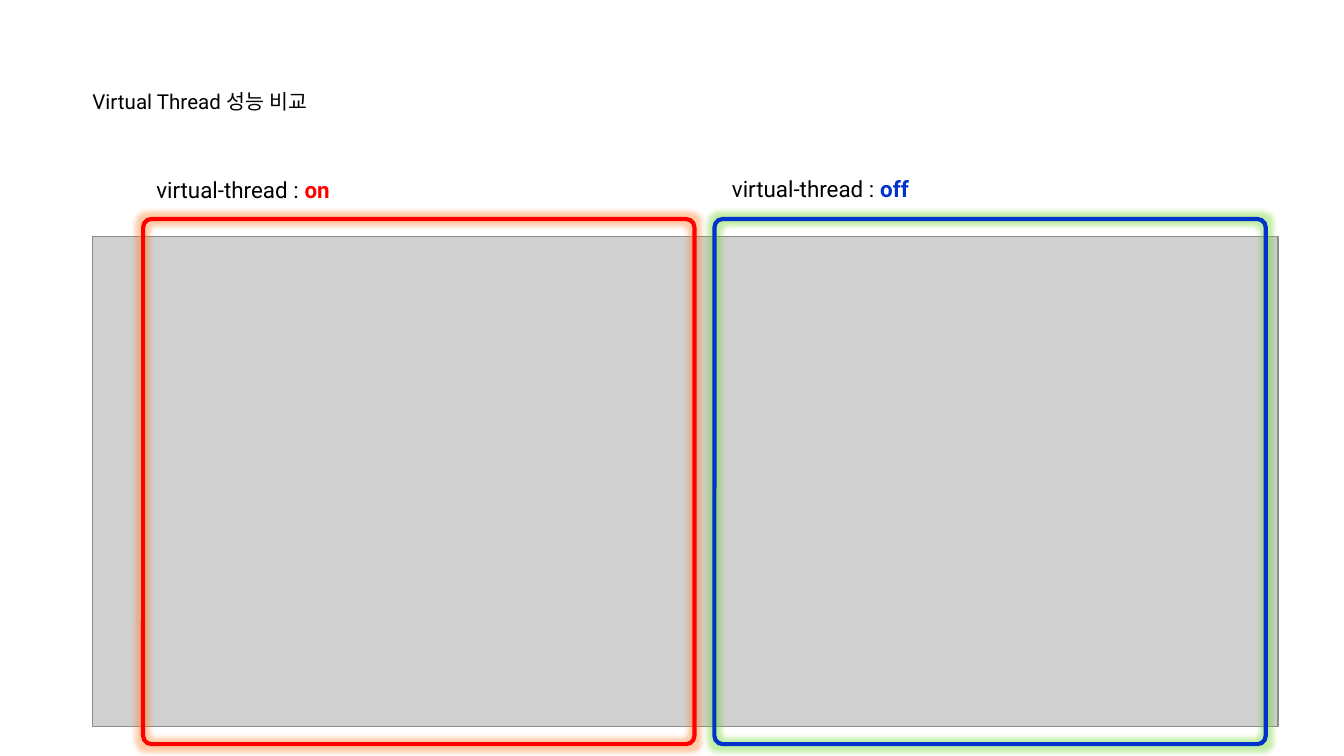
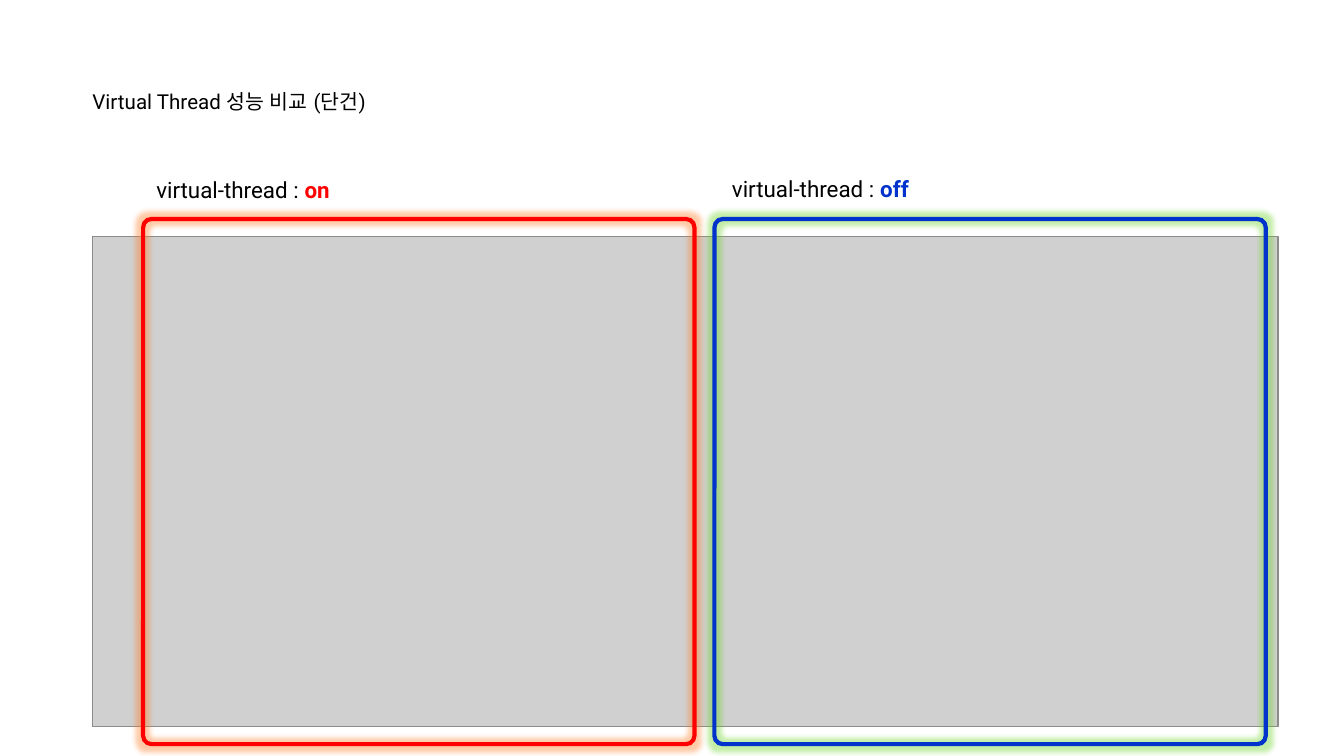
Before and after one commit to nayasis/fastcampus-hyper-webflux, a slide deck: slide 4 of 99.ppt/[Ch4-9. 과정 마무리.pptx. Drawn at 1344x756 pixels with LibreOffice and Linux fonts; fonts in the diff are those of the drawing; grey boxes stand for pictures; background and template pictures are left out. Boxes give left, top, right and bottom in pixels: in the first picture for what was removed or moved away, otherwise in the second. Text is boxed around its words. In the diff, an @@ line names an element or a change of style, - is before the commit and + after.

Commit message:
virtual thread 성능테스트 추가 (단건 + 다건)

```diff
--- a/99.ppt/[Ch4-9. 과정 마무리.pptx
+++ b/99.ppt/[Ch4-9. 과정 마무리.pptx
@@ title at (x1=92, y1=92, x2=366, y2=114): text changed @@
-Virtual Thread 성능 비교
+Virtual Thread 성능 비교 (단건)
```
Also in this commit, not shown: 1 slide added.
